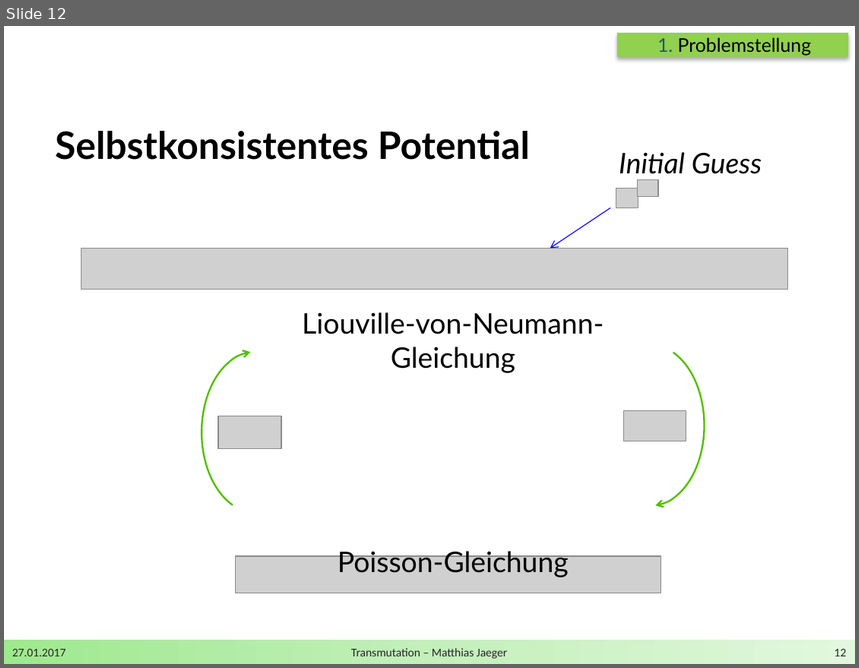
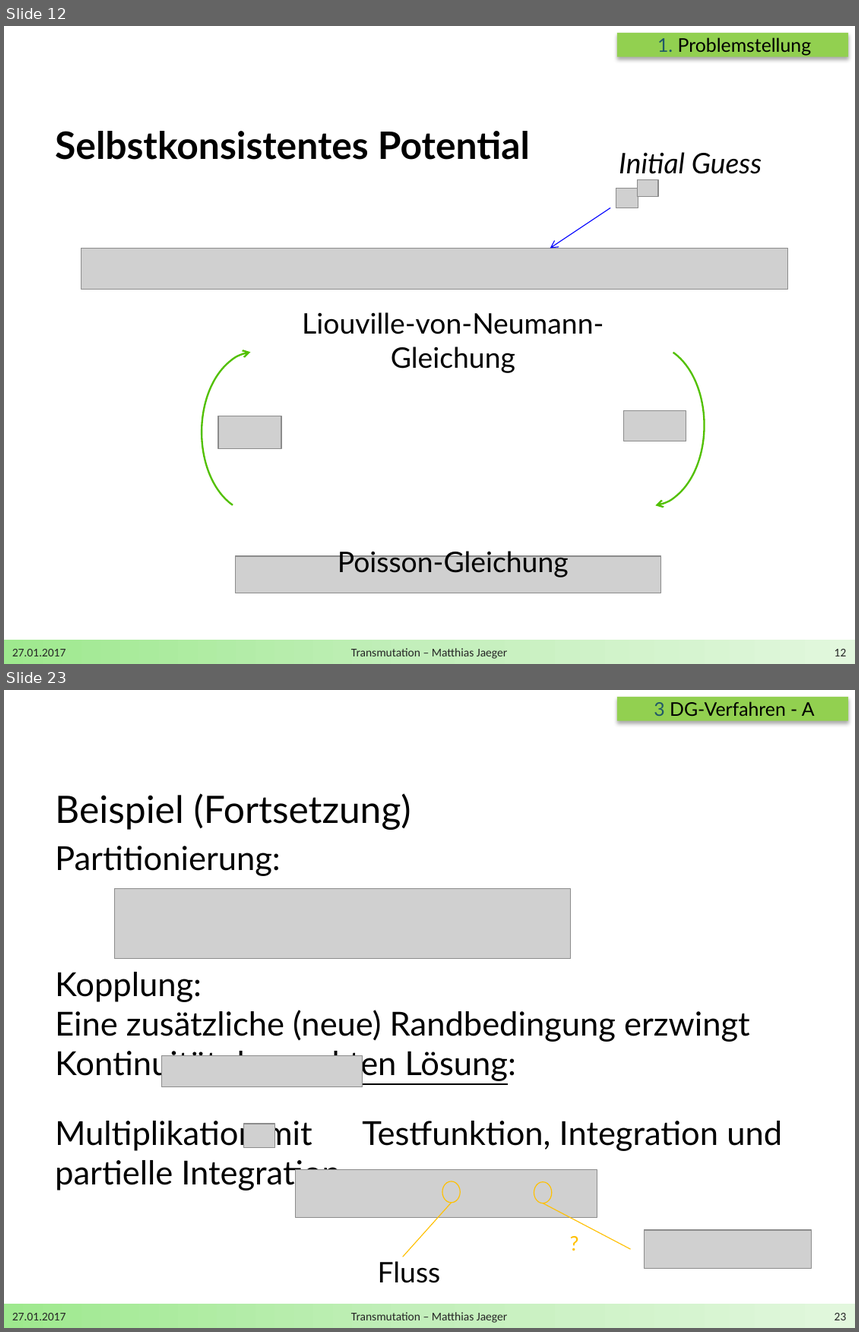
Before and after one commit to DerKleineGauss/Masterarbeit, a slide deck: Zwischenvortrag/Präsentation.pptx. Shown one above the other, each under a label of ours: slide 12 before the commit, slides 12 and 23 after it; the slides between them are not shown. The pictures are 859x668 and 859x1332 pixels, drawn with LibreOffice and Linux fonts; fonts in the diff are those of the drawing; grey boxes stand for pictures; background and template pictures are left out. Boxes give left, top, right and bottom in pixels: in the first picture for what was removed or moved away, otherwise in the second. Text is boxed around its words. In the diff, an @@ line names an element or a change of style, - is before the commit and + after.

```diff
--- a/Zwischenvortrag/Präsentation.pptx
+++ b/Zwischenvortrag/Präsentation.pptx
@@ slide 23 added at (x1=4, y1=690, x2=855, y2=1328), background #FFFFFF; not listed: 1 template element that a slide beside it also shows @@
@@ rectangle added at (x1=617, y1=697, x2=848, y2=721), fill #92D050 @@
@@ text added at (x1=654, y1=701, x2=815, y2=716), 16 pt, text #000000 @@
+3 DG-Verfahren - A
@@ text added at (x1=55, y1=793, x2=782, y2=1192), 28 pt, text #000000 @@
+Beispiel (Fortsetzung)
+Partitionierung:
+Kopplung:
+Eine zusätzliche (neue) Randbedingung erzwingt Kontinuität der exakten Lösung:
+Multiplikation mit Testfunktion, Integration und partielle Integration
@@ picture added at (x1=115, y1=888, x2=570, y2=958) @@
@@ picture added at (x1=161, y1=1056, x2=363, y2=1087) @@
@@ picture added at (x1=244, y1=1124, x2=275, y2=1148) @@
@@ picture added at (x1=296, y1=1170, x2=598, y2=1217) @@
@@ ellipse added at (x1=443, y1=1182, x2=460, y2=1203), outline #FFC000 0.75 pt @@
@@ ellipse added at (x1=534, y1=1182, x2=552, y2=1203), outline #FFC000 0.75 pt @@
@@ line added from (452, 1203) to (403, 1257), #FFC000 0.75 pt @@
@@ line added from (543, 1203) to (630, 1249), #FFC000 0.75 pt @@
@@ text added at (x1=560, y1=1227, x2=579, y2=1260), 18 pt, text #FFC000 @@
+?
@@ picture added at (x1=644, y1=1230, x2=812, y2=1269) @@
@@ text added at (x1=378, y1=1262, x2=441, y2=1284), 24 pt, text #000000 @@
+Fluss
@@ text added at (x1=12, y1=1313, x2=66, y2=1321), 10 pt, text #262626 @@
+27.01.2017
@@ text added at (x1=351, y1=1312, x2=507, y2=1323), 10 pt, text #262626 @@
+Transmutation – Matthias Jaeger
@@ page number added at (x1=835, y1=1313, x2=847, y2=1321), 10 pt, text #262626 @@
+23
```
Also in this commit, not shown: 12 slides changed, 5 other slides added, 2 other files.
